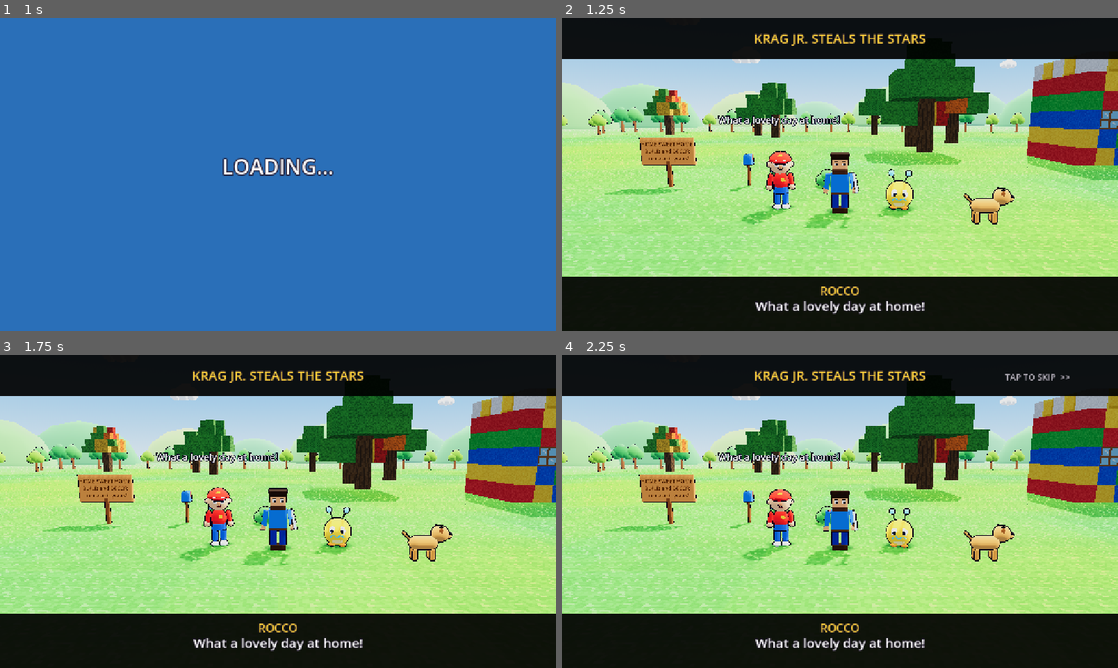
Above: before the commit, frames 1-4 (two rows, left to right).
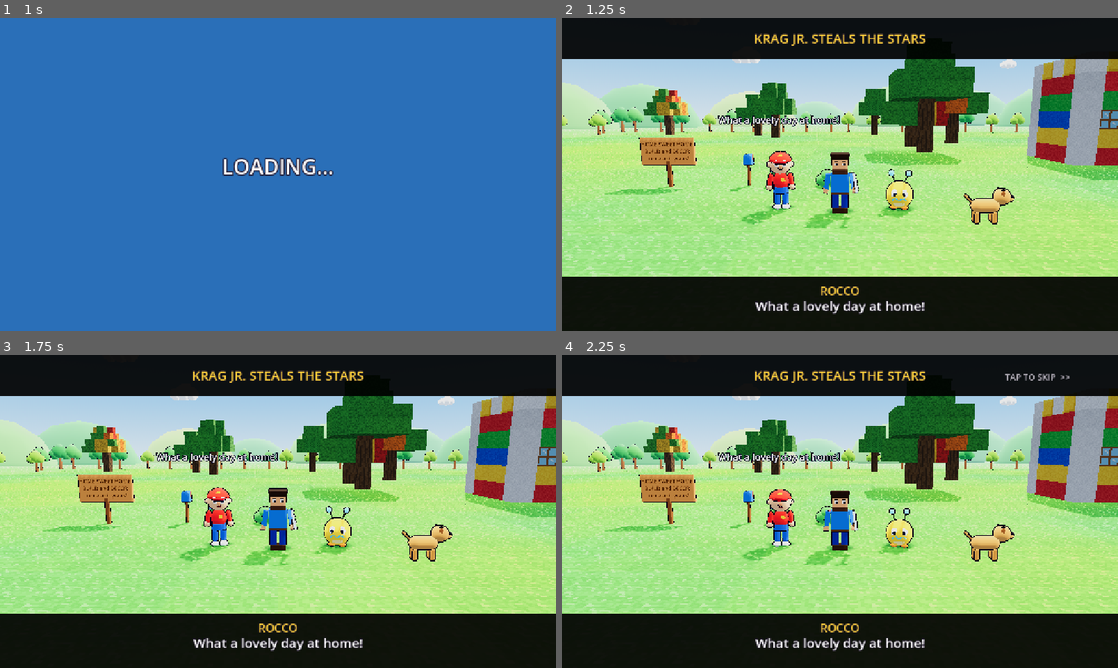
Above: after the commit, the same moments.

Repository: avgeropoulos/sp-ceb-llD3stroyer
Game: Godot game, scene res://main.tscn
Two runs of this game, one before a commit and one after it. Both use one fixed random seed, a clock stepped at 60 frames per second and the inputs below.
Inputs (mouse positions are in pixels of both pictures, inside the frame that each line leads up to):
- Up to frame 1 (1 s): move the mouse to (400, 158) at 0.52 s; hold Right (right) from 0.53 s (still down); tap X (action) at 0.6 s; click (400, 158) at 0.67 s; tap Space (jump) at 0.77 s
- Up to frame 2 (1.25 s): keep holding Right (right); tap Space (jump) at 1.07 s
- Up to frame 3 (1.75 s): release Right (right) at 1.25 s; drag from (166, 527) to (250, 574) at 1.27 s
- Up to frame 4 (2.25 s): move the mouse to (895, 442) at 2.02 s; hold Right (right) from 2.03 s (still down); hold Q (sink) from 2.03 s (still down)

Frame 1 is identical in both runs. In frame 2, 2.8% of the frame differs, in the area x 83-100%, y 17-48%; in frame 3, 2.8%; in frame 4, 2.8%.

Commit message:
Team Up! 3D: arcade stripes, clearer bowling view, coin scramble HUD
Co-Authored-By: Claude Opus 5.5 <noreply@anthropic.com>
Claude-Session: https://claude.ai/code/session_016VAi3dvV3rpwa6cu57MYxQ

Diff:
--- a/teamup-paper/scripts/home.gd
+++ b/teamup-paper/scripts/home.gd
@@ -110,7 +110,9 @@
 				if y == 5:
 					t = Level.GOLD_BLOCK if (x + z) % 2 == 0 else Level.WOOL_WHITE
 				elif edge:
-					t = wall[(x + 3 + y) % wall.size()]
+					t = wall[y % wall.size()]   # bright stripes, one colour per row
+					if absi(x) == 3 and absi(z) == 2:
+						t = Level.WOOL_WHITE   # white corners
 					if z == 2 and x == 0 and y < 2:
 						t = Level.AIR   # the door
 					elif y == 2 and (x == -2 or x == 2) and z == 2:
--- a/teamup-paper/scripts/hud.gd
+++ b/teamup-paper/scripts/hud.gd
@@ -1228,8 +1228,8 @@
 		draw_rect(r, Color(0.97, 0.94, 0.86))
 		draw_rect(Rect2(r.position, Vector2(r.size.x, 64)), gm.color)
 		txt(gm.name, Vector2(r.position.x, r.position.y + 44), 30, Color.WHITE, HORIZONTAL_ALIGNMENT_CENTER, r.size.x, 7)
-		_game_icon(gm.id, r.position + Vector2(r.size.x * 0.5, 150))
-		txt(gm.vs, Vector2(r.position.x, r.position.y + 236), 24, Color(0.35, 0.15, 0.2), HORIZONTAL_ALIGNMENT_CENTER, r.size.x, 0)
+		_game_icon(gm.id, r.position + Vector2(r.size.x * 0.5, 140))
+		txt(gm.vs, Vector2(r.position.x, r.position.y + 254), 24, Color(0.35, 0.15, 0.2), HORIZONTAL_ALIGNMENT_CENTER, r.size.x, 0)
 		txt("WIN: +%d coins" % MiniGames.PRIZE_WIN, Vector2(r.position.x, r.end.y - 22), 22, Color(0.55, 0.4, 0.05), HORIZONTAL_ALIGNMENT_CENTER, r.size.x, 0)
 	var g: Dictionary = MiniGames.GAMES[game.arcade_sel]
 	txt(g.about, Vector2(0, arcade_rect(0).end.y + 56), 28, Color("fff2a8"), HORIZONTAL_ALIGNMENT_CENTER, s.x, 7)
--- a/teamup-paper/scripts/minigames.gd
+++ b/teamup-paper/scripts/minigames.gd
@@ -291,7 +291,7 @@
 # ================================================================== KRAG BOWL
 func _bowling_build() -> void:
 	var o := ORIGIN
-	var wood := _mat_tex("planks", 0.5)
+	var wood := _mat_tex("planks", 1.6)
 	_box(Vector3(LANE_W * 2, 0.2, 22), o + Vector3(0, -0.1, -9), wood)
 	var gut := Toys.mat(Color("3a3f4e"), false)
 	for s in [-1, 1]:
@@ -335,11 +335,10 @@
 	frame = 0
 	turn = "you"
 	_new_frame()
-	player.position = o + Vector3(0, 0, 1.4)
 	player.facing = Vector3(0, 0, -1)
 	p_floor = 0.0
-	cam_pos = o + Vector3(0, 2.4, 4.6)
-	cam_look = o + Vector3(0, 0.2, -9)
+	cam_pos = o + Vector3(0.3, 2.1, 4.2)
+	cam_look = o + Vector3(0, 0.1, -10)
 	phase = "play"
 	note = "YOUR TURN!"
 	note_t = 1.6
@@ -407,8 +406,9 @@
 	arrow.visible = true
 	var bowler: Node3D = player if turn == "you" else rivals[0]
 	var waiter: Node3D = rivals[0] if turn == "you" else player
-	bowler.position = o + Vector3(0, 0, 1.4)
-	waiter.position = o + Vector3(2.3, 0, 1.6)
+	bowler.position = o + Vector3(-0.75, 0, 1.0)   # beside the ball, so you can see it
+	waiter.position = o + Vector3(3.4, 0, -1.5)
+	bowler.facing = Vector3(0, 0, -1)
 	if turn == "cpu":
 		cpu_aim = clampf(randfn(0.0, 0.32), -1, 1)
 		cpu_power = randf_range(0.7, 1.0)
@@ -503,8 +503,8 @@
 		cam_pos = o + Vector3(0, 2.6, HEAD_Z + 5.0)
 		cam_look = o + Vector3(0, 0, HEAD_Z - 0.6)
 	else:
-		cam_pos = o + Vector3(0, 2.4, 4.6)
-		cam_look = o + Vector3(0, 0.2, -9)
+		cam_pos = o + Vector3(0.3, 2.1, 4.2)
+		cam_look = o + Vector3(0, 0.1, -10)
 
 
 func _roll_ball(dt: float) -> void:
@@ -677,8 +677,8 @@
 	pvel = Vector3.ZERO
 	p_floor = 0.0
 	time_left = SCRAMBLE_TIME
-	cam_pos = o + Vector3(0, 13, 12)
-	cam_look = o + Vector3(0, 0, 0.5)
+	cam_pos = o + Vector3(0, 11, 10)
+	cam_look = o + Vector3(0, 0, 0.8)
 	phase = "count"
 	note = "READY..."
 	note_t = 2.0
@@ -689,7 +689,7 @@
 	var a := randf() * TAU
 	var r := sqrt(randf()) * (ARENA_R - 1.0)
 	var p := o + Vector3(cos(a) * r, 0.4, sin(a) * r)
-	var c := level.prop("coin", p - Vector3(0, 0.35, 0), 0.7)
+	var c := level.prop("coin", p - Vector3(0, 0.4, 0), 0.9)
 	coins_nodes.append({"node": c, "pos": p})
 
 
@@ -934,7 +934,7 @@
 			var line := "YOU %d" % counts["you"]
 			for i in 3:
 				line += "     GRUMBLER %d: %d" % [i + 1, counts[i]]
-			h.txt(line, Vector2(0, 44), 26, Color.WHITE, HORIZONTAL_ALIGNMENT_CENTER, s.x, 6)
+			h.txt(line, Vector2(0, 96), 26, Color.WHITE, HORIZONTAL_ALIGNMENT_CENTER, s.x, 6)
 			h.txt("%d" % ceili(maxf(0, time_left)), Vector2(s.x - 160, 46), 40, Color("ffd23a") if time_left > 5 else Color("ff6b5a"), HORIZONTAL_ALIGNMENT_CENTER, 100, 8)
 		"race":
 			var o := ORIGIN + Vector3(120, 0, 0)
